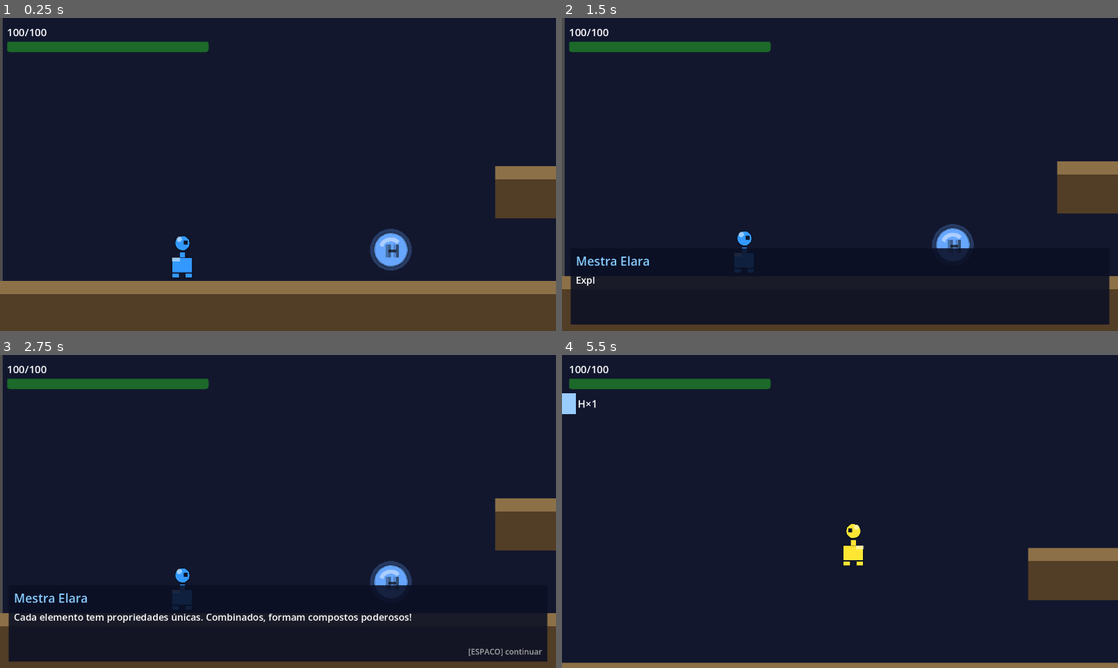
Above: before the commit, frames 1-4 (two rows, left to right).
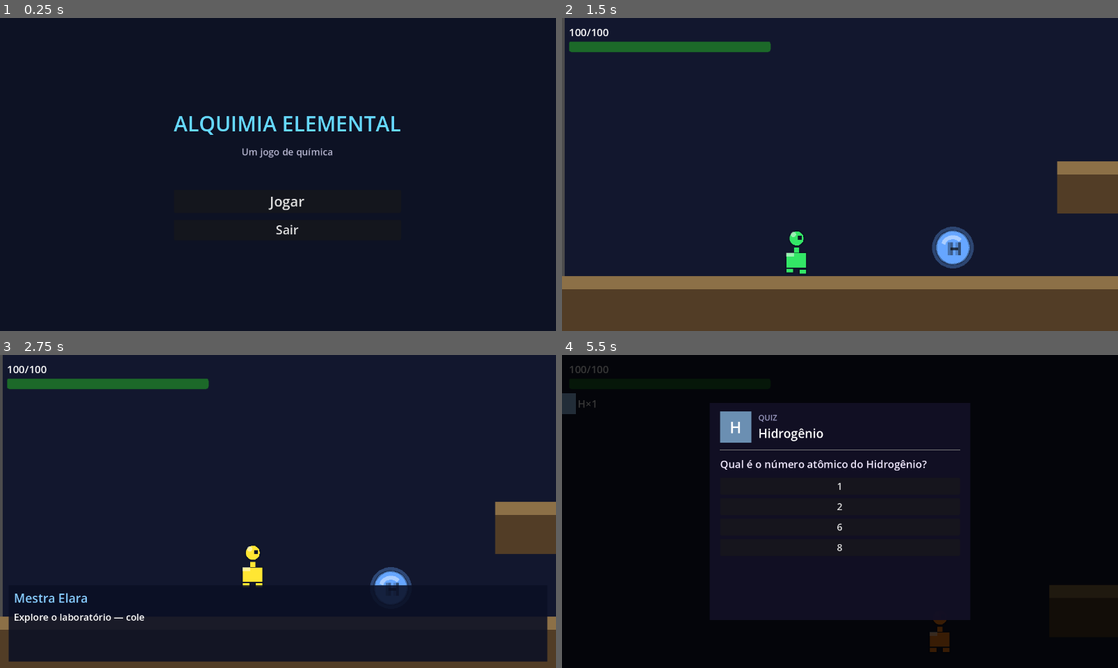
Above: after the commit, the same moments.

Repository: Mateushartelt/Alquimia-Elemental---Pac
Game: Godot game, scene res://scenes/menus/main_menu.tscn
Two runs of this game, one before a commit and one after it. Both use one fixed random seed, a clock stepped at 60 frames per second and the inputs below. Before the commit the project starts from res://scenes/levels/level_01.tscn.
Inputs (mouse positions are in pixels of both pictures, inside the frame that each line leads up to):
- Up to frame 1 (0.25 s): no input
- Up to frame 2 (1.5 s): click (851, 202) at 0.5 s, where only the run after the commit has a clickable "Jogar"; tap Enter (ui_accept) at 1.25 s; move the mouse to (962, 158) at 1.27 s; hold D (move_right) from 1.28 s (still down); hold J (attack) from 1.28 s (still down); click (962, 158) at 1.42 s
- Up to frame 3 (2.75 s): keep holding D (move_right); tap Space (jump) at 1.52, 2.27 s; move the mouse to (166, 527) at 2.02 s; release J (attack) at 2.03 s; tap Alt (dash) at 2.1 s; click (166, 527) at 2.17 s
- Up to frame 4 (5.5 s): move the mouse to (895, 442) at 2.77 s; release D (move_right) at 2.78 s; hold A (move_left) 2.78-3.53 s; hold Q (open_alchemy) 2.78-3.53 s; click (895, 442) at 2.92 s; move the mouse to (812, 574) at 3.52 s; hold D (move_right) 3.53-5.03 s; tap E (open_wheel) at 3.6 s; click (812, 574) at 3.67 s; tap Space (jump) at 3.77, 4.52, 5.27 s; move the mouse to (1006, 558) at 4.27 s; hold Mouse wheel up (wheel_next) 4.28-5.03 s; click (1006, 558) at 4.42 s; move the mouse to (673, 464) at 5.02 s; hold A (move_left) from 5.03 s (still down); tap Mouse wheel down (wheel_prev) at 5.1 s; click (673, 464) at 5.17 s

The runs differ from the first frame. In frame 1, 22% of the frame differs, in the area x 0-100%, y 0-100%; in frame 2, 16%; in frame 3, 2.4%; in frame 4, 69%.

Commit message:
Adicionado tela incial e quiz

Diff:
--- a/data/elements.json
+++ b/data/elements.json
@@ -13,7 +13,12 @@
 	  "curiosity": "O Sol é feito de 75% de hidrogênio! Ele é transformado em hélio pela fusão nuclear.",
 	  "unlocked_in_level": 1,
 	  "max_stack": 9,
-	  "placeholder_color": "6699ff"
+	  "placeholder_color": "6699ff",
+	  "quiz": {
+		"question": "Qual é o número atômico do Hidrogênio?",
+		"options": ["1", "2", "6", "8"],
+		"correct": 0
+	  }
 	},
 	"O": {
 	  "name": "Oxigênio",
@@ -28,7 +33,12 @@
 	  "curiosity": "O oxigênio representa 21% do ar que respiramos e 65% do corpo humano em massa.",
 	  "unlocked_in_level": 1,
 	  "max_stack": 9,
-	  "placeholder_color": "3399ff"
+	  "placeholder_color": "3399ff",
+	  "quiz": {
+		"question": "Que porcentagem do ar que respiramos é composta por oxigênio?",
+		"options": ["78%", "21%", "1%", "50%"],
+		"correct": 1
+	  }
 	},
 	"Na": {
 	  "name": "Sódio",
@@ -43,7 +53,12 @@
 	  "curiosity": "O sódio reage violentamente com água, produzindo hidrogênio e calor suficiente para incendiar o gás!",
 	  "unlocked_in_level": 2,
 	  "max_stack": 9,
-	  "placeholder_color": "ffcc33"
+	  "placeholder_color": "ffcc33",
+	  "quiz": {
+		"question": "O que acontece quando o sódio (Na) entra em contato com água?",
+		"options": ["Dissolve sem reação", "Congela a água", "Reage violentamente, produzindo hidrogênio", "Vira sal imediatamente"],
+		"correct": 2
+	  }
 	},
 	"S": {
 	  "name": "Enxofre",
@@ -58,7 +73,12 @@
 	  "curiosity": "O enxofre é encontrado em vulcões e tem sido usado por humanos há mais de 2000 anos!",
 	  "unlocked_in_level": 2,
 	  "max_stack": 9,
-	  "placeholder_color": "ffff00"
+	  "placeholder_color": "ffff00",
+	  "quiz": {
+		"question": "Qual é a cor característica do enxofre puro?",
+		"options": ["Vermelho", "Azul", "Cinza", "Amarelo"],
+		"correct": 3
+	  }
 	},
 	"Cl": {
 	  "name": "Cloro",
@@ -73,7 +93,12 @@
 	  "curiosity": "O cloro foi usado como arma química na Primeira Guerra Mundial, mas hoje trata a água potável!",
 	  "unlocked_in_level": 3,
 	  "max_stack": 9,
-	  "placeholder_color": "99ff66"
+	  "placeholder_color": "99ff66",
+	  "quiz": {
+		"question": "Para que o cloro é amplamente usado atualmente?",
+		"options": ["Fabricar aço", "Fazer plástico", "Iluminar lâmpadas", "Tratar água potável e piscinas"],
+		"correct": 3
+	  }
 	},
 	"C": {
 	  "name": "Carbono",
@@ -88,7 +113,12 @@
 	  "curiosity": "O carbono pode formar mais de 10 milhões de compostos diferentes — mais do que todos os outros elementos juntos!",
 	  "unlocked_in_level": 3,
 	  "max_stack": 9,
-	  "placeholder_color": "888888"
+	  "placeholder_color": "888888",
+	  "quiz": {
+		"question": "Qual destas substâncias é formada apenas por átomos de carbono?",
+		"options": ["Água", "Sal", "Diamante", "Areia"],
+		"correct": 2
+	  }
 	},
 	"Si": {
 	  "name": "Silício",
@@ -103,7 +133,12 @@
 	  "curiosity": "O Vale do Silício leva o nome deste elemento — 95% dos chips de computador do mundo são feitos de silício!",
 	  "unlocked_in_level": 4,
 	  "max_stack": 9,
-	  "placeholder_color": "aa88cc"
+	  "placeholder_color": "aa88cc",
+	  "quiz": {
+		"question": "O Silício é principalmente usado na fabricação de quê?",
+		"options": ["Cabos elétricos", "Chips de computador", "Tintas e pigmentos", "Borracha"],
+		"correct": 1
+	  }
 	}
   }
 }
--- a/project.godot
+++ b/project.godot
@@ -16,7 +16,7 @@
 
 config/name="Alquimia Elemental"
 config/description="Plataformer 2D com elementos de Metroidvania sobre química para o ensino médio"
-run/main_scene="res://scenes/levels/level_01.tscn"
+run/main_scene="res://scenes/menus/main_menu.tscn"
 config/features=PackedStringArray("4.6", "Mobile")
 config/icon="res://icon.svg"
 
--- a/scenes/levels/level_01.gd
+++ b/scenes/levels/level_01.gd
@@ -10,10 +10,12 @@
 @onready var _dialog : DialogBox     = $DialogBox
 @onready var _hints  : TutorialHints = $TutorialHints
 @onready var _alchemy: AlchemyPanel  = $AlchemyPanel
+@onready var _quiz   : QuizModal     = $QuizModal
 
-var _respawning        := false
-var _h2o_dialog_done   := false
-var _enemy_dialog_done := false
+var _respawning          := false
+var _h2o_dialog_done     := false
+var _enemy_dialog_done   := false
+var _quiz_queue : Array[String] = []
 
 # Tutorial state
 var _seen_elements          : Array[String] = []
@@ -23,13 +25,13 @@
 var _tutorial_h2o_triggered := false
 
 func _ready() -> void:
-	GameState.player_died.connect(_respawn)
 	get_tree().create_timer(1.0).timeout.connect(_show_intro)
 	GameState.compound_created.connect(_on_compound_created)
 	GameState.checkpoint_reached.connect(_on_checkpoint_reached)
 	GameState.element_collected.connect(_on_element_first_collected)
 	_alchemy.panel_opened.connect(_on_first_alchemy_open)
 	_dialog.dialog_queue_finished.connect(_on_any_dialog_closed)
+	_quiz.quiz_closed.connect(_on_quiz_closed)
 	for enemy in get_tree().get_nodes_in_group("enemies"):
 		enemy.connect("died", _on_enemy_died)
 
@@ -63,7 +65,15 @@
 		[ELARA, "Cada elemento tem propriedades únicas. Combinados, formam compostos poderosos!"],
 	])
 
+func _on_quiz_closed() -> void:
+	_on_any_dialog_closed()
+
 func _on_any_dialog_closed() -> void:
+	# Drena a fila de quizzes antes de continuar o fluxo do tutorial
+	if not _quiz_queue.is_empty():
+		_quiz.show_quiz(_quiz_queue.pop_front())
+		return
+
 	if not _moved_done:
 		_hints.show_hint("WASD / ← →   Mover        ESPAÇO   Pular")
 		return
@@ -81,13 +91,14 @@
 		_hints.show_hint("J / Click — Atirar composto")
 
 func _on_element_first_collected(element_id: String, _amt: int) -> void:
-	# Dialog de primeira coleta
+	# Dialog de primeira coleta + agendamento de quiz
 	if element_id not in _seen_elements:
 		_seen_elements.append(element_id)
 		var el       := ElementDatabase.get_element(element_id)
 		var el_name  : String = el.get("name", element_id)
 		var el_desc  : String = el.get("description", "")
 		var el_curio : String = el.get("curiosity", "")
+		_quiz_queue.append(element_id)
 		_dialog.show_dialog(ENCYCLOPEDIA,
 			"%s (%s) — %s  ★ %s" % [el_name, element_id, el_desc, el_curio])
 
--- a/scenes/levels/level_01.tscn
+++ b/scenes/levels/level_01.tscn
@@ -9,6 +9,8 @@
 [ext_resource type="PackedScene" uid="uid://dialogbox001" path="res://scenes/ui/dialog_box.tscn" id="7_dialog"]
 [ext_resource type="PackedScene" uid="uid://tutor001" path="res://scenes/ui/tutorial_hints.tscn" id="8_hints"]
 [ext_resource type="PackedScene" uid="uid://periodictable01" path="res://scenes/ui/periodic_table.tscn" id="9_ptable"]
+[ext_resource type="PackedScene" uid="uid://gameover01" path="res://scenes/ui/game_over.tscn" id="10_go"]
+[ext_resource type="PackedScene" uid="uid://qui0modal01" path="res://scenes/ui/quiz_modal.tscn" id="11_quiz"]
 
 [sub_resource type="RectangleShape2D" id="floor_shape"]
 size = Vector2(1920, 32)
@@ -303,3 +305,7 @@
 [node name="DialogBox" parent="." instance=ExtResource("7_dialog")]
 
 [node name="PeriodicTable" parent="." instance=ExtResource("9_ptable")]
+
+[node name="GameOver" parent="." instance=ExtResource("10_go")]
+
+[node name="QuizModal" parent="." instance=ExtResource("11_quiz")]
--- /dev/null
+++ b/scenes/menus/main_menu.gd
@@ -0,0 +1,13 @@
+extends Control
+## MainMenu — Tela inicial do jogo.
+
+const LEVEL_01 := "res://scenes/levels/level_01.tscn"
+
+func _ready() -> void:
+	get_tree().paused = false
+
+func _on_play_pressed() -> void:
+	get_tree().change_scene_to_file(LEVEL_01)
+
+func _on_quit_pressed() -> void:
+	get_tree().quit()
--- /dev/null
+++ b/scenes/menus/main_menu.tscn
@@ -0,0 +1,58 @@
+[gd_scene load_steps=2 format=3 uid="uid://mainmenu01"]
+
+[ext_resource type="Script" path="res://scenes/menus/main_menu.gd" id="1_mm"]
+
+[node name="MainMenu" type="Control"]
+anchor_right = 1.0
+anchor_bottom = 1.0
+script = ExtResource("1_mm")
+
+[node name="BG" type="ColorRect" parent="."]
+anchor_right = 1.0
+anchor_bottom = 1.0
+color = Color(0.05, 0.07, 0.14, 1)
+
+[node name="CenterBox" type="VBoxContainer" parent="."]
+anchor_left = 0.5
+anchor_top = 0.5
+anchor_right = 0.5
+anchor_bottom = 0.5
+offset_left = -240.0
+offset_top = -200.0
+offset_right = 240.0
+offset_bottom = 200.0
+alignment = 1
+theme_override_constants/separation = 16
+
+[node name="Title" type="Label" parent="CenterBox"]
+layout_mode = 2
+size_flags_horizontal = 3
+text = "ALQUIMIA ELEMENTAL"
+horizontal_alignment = 1
+theme_override_font_sizes/font_size = 48
+theme_override_colors/font_color = Color(0.4, 0.85, 1.0, 1)
+
+[node name="Subtitle" type="Label" parent="CenterBox"]
+layout_mode = 2
+size_flags_horizontal = 3
+text = "Um jogo de química"
+horizontal_alignment = 1
+theme_override_font_sizes/font_size = 22
+theme_override_colors/font_color = Color(0.7, 0.7, 0.8, 1)
+
+[node name="Spacer" type="Control" parent="CenterBox"]
+layout_mode = 2
+custom_minimum_size = Vector2(0, 40)
+
+[node name="PlayBtn" type="Button" parent="CenterBox"]
+layout_mode = 2
+text = "  Jogar  "
+theme_override_font_sizes/font_size = 32
+
+[node name="QuitBtn" type="Button" parent="CenterBox"]
+layout_mode = 2
+text = "  Sair  "
+theme_override_font_sizes/font_size = 28
+
+[connection signal="pressed" from="CenterBox/PlayBtn" to="." method="_on_play_pressed"]
+[connection signal="pressed" from="CenterBox/QuitBtn" to="." method="_on_quit_pressed"]
--- /dev/null
+++ b/scenes/ui/game_over.gd
@@ -0,0 +1,21 @@
+extends CanvasLayer
+## GameOver — Exibido quando o jogador perde todo HP (GameState.player_died).
+## Queda no kill plane ainda faz respawn direto (tratado pelo level).
+
+const MAIN_MENU := "res://scenes/menus/main_menu.tscn"
+
+func _ready() -> void:
+	visible = false
+	GameState.player_died.connect(_show)
+
+func _show() -> void:
+	visible = true
+	get_tree().paused = true
+
+func _on_retry_pressed() -> void:
+	get_tree().paused = false
+	get_tree().reload_current_scene()
+
+func _on_menu_pressed() -> void:
+	get_tree().paused = false
+	get_tree().change_scene_to_file(MAIN_MENU)
--- /dev/null
+++ b/scenes/ui/game_over.tscn
@@ -0,0 +1,64 @@
+[gd_scene format=3 uid="uid://gameover01"]
+
+[ext_resource type="Script" path="res://scenes/ui/game_over.gd" id="1_go"]
+
+[node name="GameOver" type="CanvasLayer"]
+layer = 25
+process_mode = 3
+visible = false
+script = ExtResource("1_go")
+
+[node name="BG" type="ColorRect" parent="."]
+offset_right = 1280.0
+offset_bottom = 720.0
+color = Color(0, 0, 0, 0.82)
+mouse_filter = 0
+
+[node name="Panel" type="ColorRect" parent="."]
+offset_left = 390.0
+offset_top = 200.0
+offset_right = 890.0
+offset_bottom = 520.0
+color = Color(0.07, 0.05, 0.12, 0.95)
+
+[node name="VBox" type="VBoxContainer" parent="Panel"]
+anchor_right = 1.0
+anchor_bottom = 1.0
+offset_left = 20.0
+offset_top = 24.0
+offset_right = -20.0
+offset_bottom = -24.0
+theme_override_constants/separation = 16
+
+[node name="Title" type="Label" parent="Panel/VBox"]
+layout_mode = 2
+size_flags_horizontal = 3
+text = "GAME OVER"
+horizontal_alignment = 1
+theme_override_font_sizes/font_size = 64
+theme_override_colors/font_color = Color(0.95, 0.2, 0.2, 1)
+
+[node name="Subtitle" type="Label" parent="Panel/VBox"]
+layout_mode = 2
+size_flags_horizontal = 3
+text = "Kael foi derrotado..."
+horizontal_alignment = 1
+theme_override_font_sizes/font_size = 24
+theme_override_colors/font_color = Color(0.8, 0.75, 0.9, 1)
+
+[node name="Spacer" type="Control" parent="Panel/VBox"]
+layout_mode = 2
+custom_minimum_size = Vector2(0, 20)
+
+[node name="RetryBtn" type="Button" parent="Panel/VBox"]
+layout_mode = 2
+text = "Tentar Novamente"
+theme_override_font_sizes/font_size = 28
+
+[node name="MenuBtn" type="Button" parent="Panel/VBox"]
+layout_mode = 2
+text = "Menu Principal"
+theme_override_font_sizes/font_size = 28
+
+[connection signal="pressed" from="Panel/VBox/RetryBtn" to="." method="_on_retry_pressed"]
+[connection signal="pressed" from="Panel/VBox/MenuBtn" to="." method="_on_menu_pressed"]
--- /dev/null
+++ b/scenes/ui/quiz_modal.gd
@@ -0,0 +1,181 @@
+class_name QuizModal
+extends CanvasLayer
+## QuizModal — Quiz de múltipla escolha exibido após a primeira coleta de elemento.
+## Toda a UI é construída em código (_build_ui). Chame show_quiz(element_id) para abrir.
+
+signal quiz_closed
+
+var _correct_index : int = -1
+
+# Referências criadas em _build_ui
+var _symbol_lbl   : Label
+var _symbol_bg    : ColorRect
+var _name_lbl     : Label
+var _question_lbl : Label
+var _opts_box     : VBoxContainer
+var _feedback_lbl : Label
+var _continue_btn : Button
+
+func _ready() -> void:
+	layer        = 16
+	visible      = false
+	process_mode = Node.PROCESS_MODE_ALWAYS
+	_build_ui()
+
+# ── Construção da UI ──────────────────────────────────────────────────────────
+func _build_ui() -> void:
+	# Fundo escuro semi-transparente
+	var bg := ColorRect.new()
+	bg.color = Color(0, 0, 0, 0.78)
+	bg.set_anchors_and_offsets_preset(Control.PRESET_FULL_RECT)
+	bg.mouse_filter = Control.MOUSE_FILTER_STOP
+	add_child(bg)
+
+	# Painel central
+	var panel := ColorRect.new()
+	panel.color = Color(0.07, 0.06, 0.14, 0.97)
+	panel.offset_left   = 340.0
+	panel.offset_top    = 110.0
+	panel.offset_right  = 940.0
+	panel.offset_bottom = 610.0
+	add_child(panel)
+
+	var margin := MarginContainer.new()
+	margin.set_anchors_and_offsets_preset(Control.PRESET_FULL_RECT)
+	margin.add_theme_constant_override("margin_left",   24)
+	margin.add_theme_constant_override("margin_right",  24)
+	margin.add_theme_constant_override("margin_top",    20)
+	margin.add_theme_constant_override("margin_bottom", 20)
+	panel.add_child(margin)
+
+	var vbox := VBoxContainer.new()
+	vbox.add_theme_constant_override("separation", 14)
+	margin.add_child(vbox)
+
+	# ── Cabeçalho: ícone do elemento + nome ──
+	var header := HBoxContainer.new()
+	header.add_theme_constant_override("separation", 16)
+	vbox.add_child(header)
+
+	_symbol_bg = ColorRect.new()
+	_symbol_bg.custom_minimum_size = Vector2(72, 72)
+	_symbol_bg.color = Color(0.3, 0.3, 0.5)
+	header.add_child(_symbol_bg)
+
+	_symbol_lbl = Label.new()
+	_symbol_lbl.set_anchors_and_offsets_preset(Control.PRESET_FULL_RECT)
+	_symbol_lbl.horizontal_alignment = HORIZONTAL_ALIGNMENT_CENTER
+	_symbol_lbl.vertical_alignment   = VERTICAL_ALIGNMENT_CENTER
+	_symbol_lbl.add_theme_font_size_override("font_size", 36)
+	_symbol_bg.add_child(_symbol_lbl)
+
+	var header_right := VBoxContainer.new()
+	header_right.size_flags_horizontal = Control.SIZE_EXPAND_FILL
+	header_right.alignment = BoxContainer.ALIGNMENT_CENTER
+	header.add_child(header_right)
+
+	var quiz_tag := Label.new()
+	quiz_tag.text = "QUIZ"
+	quiz_tag.add_theme_font_size_override("font_size", 18)
+	quiz_tag.add_theme_color_override("font_color", Color(0.6, 0.6, 0.75))
+	header_right.add_child(quiz_tag)
+
+	_name_lbl = Label.new()
+	_name_lbl.add_theme_font_size_override("font_size", 28)
+	_name_lbl.add_theme_color_override("font_color", Color(1, 1, 1))
+	header_right.add_child(_name_lbl)
+
+	# Separador
+	var sep := HSeparator.new()
+	vbox.add_child(sep)
+
+	# Pergunta
+	_question_lbl = Label.new()
+	_question_lbl.autowrap_mode = TextServer.AUTOWRAP_WORD_SMART
+	_question_lbl.add_theme_font_size_override("font_size", 24)
+	_question_lbl.add_theme_color_override("font_color", Color(0.95, 0.92, 1.0))
+	vbox.add_child(_question_lbl)
+
+	# Opções
+	_opts_box = VBoxContainer.new()
+	_opts_box.add_theme_constant_override("separation", 8)
+	vbox.add_child(_opts_box)
+
+	# Feedback
+	_feedback_lbl = Label.new()
+	_feedback_lbl.autowrap_mode = TextServer.AUTOWRAP_WORD_SMART
+	_feedback_lbl.add_theme_font_size_override("font_size", 22)
+	_feedback_lbl.visible = false
+	vbox.add_child(_feedback_lbl)
+
+	# Botão continuar
+	_continue_btn = Button.new()
+	_continue_btn.text = "Continuar"
+	_continue_btn.add_theme_font_size_override("font_size", 26)
+	_continue_btn.visible = false
+	_continue_btn.pressed.connect(_on_continue_pressed)
+	vbox.add_child(_continue_btn)
+
+# ── API pública ───────────────────────────────────────────────────────────────
+func show_quiz(element_id: String) -> void:
+	var el    := ElementDatabase.get_element(element_id)
+	var quiz  : Dictionary = el.get("quiz", {})
+
+	# Sem quiz configurado: fecha imediatamente
+	if el.is_empty() or quiz.is_empty():
+		quiz_closed.emit()
+		return
+
+	# Preenche o cabeçalho
+	_symbol_lbl.text = el.get("symbol", element_id)
+	_name_lbl.text   = el.get("name", element_id)
+	var el_color := Color(el.get("color", "#888888"))
+	_symbol_bg.color = el_color.darkened(0.3)
+
+	# Pergunta
+	_question_lbl.text = quiz.get("question", "")
+	_correct_index     = int(quiz.get("correct", 0))
+
+	# Limpa opções anteriores
+	for child in _opts_box.get_children():
+		child.queue_free()
+
+	# Cria botões de opção
+	var options : Array = quiz.get("options", [])
+	for i in options.size():
+		var btn := Button.new()
+		btn.text = options[i]
+		btn.add_theme_font_size_override("font_size", 22)
+		btn.size_flags_horizontal = Control.SIZE_EXPAND_FILL
+		btn.pressed.connect(_on_option_pressed.bind(i, btn))
+		_opts_box.add_child(btn)
+
+	_feedback_lbl.visible = false
+	_continue_btn.visible = false
+	visible = true
+	get_tree().paused = true
+
+# ── Callbacks internos ────────────────────────────────────────────────────────
+func _on_option_pressed(index: int, btn: Button) -> void:
+	# Trava todos os botões
+	for child in _opts_box.get_children():
+		(child as Button).disabled = true
+
+	var opts := _opts_box.get_children()
+	if index == _correct_index:
+		btn.modulate = Color(0.3, 1.0, 0.4)
+		_feedback_lbl.text = "Correto! Muito bem!"
+		_feedback_lbl.add_theme_color_override("font_color", Color(0.3, 1.0, 0.4))
+	else:
+		btn.modulate = Color(1.0, 0.3, 0.3)
+		(opts[_correct_index] as Button).modulate = Color(0.3, 1.0, 0.4)
+		_feedback_lbl.text = "Errado! A resposta correta está marcada em verde."
+		_feedback_lbl.add_theme_color_override("font_color", Color(1.0, 0.4, 0.4))
+
+	_feedback_lbl.visible = true
+	_continue_btn.visible = true
+
+func _on_continue_pressed() -> void:
+	get_tree().paused = false
+	visible = false
+	quiz_closed.emit()
--- /dev/null
+++ b/scenes/ui/quiz_modal.tscn
@@ -0,0 +1,6 @@
+[gd_scene format=3 uid="uid://qui0modal01"]
+
+[ext_resource type="Script" path="res://scenes/ui/quiz_modal.gd" id="1_quiz"]
+
+[node name="QuizModal" type="CanvasLayer"]
+script = ExtResource("1_quiz")
Not shown, added: scenes/menus/main_menu.gd.uid
Not shown, added: scenes/ui/game_over.gd.uid
Not shown, added: scenes/ui/quiz_modal.gd.uid
